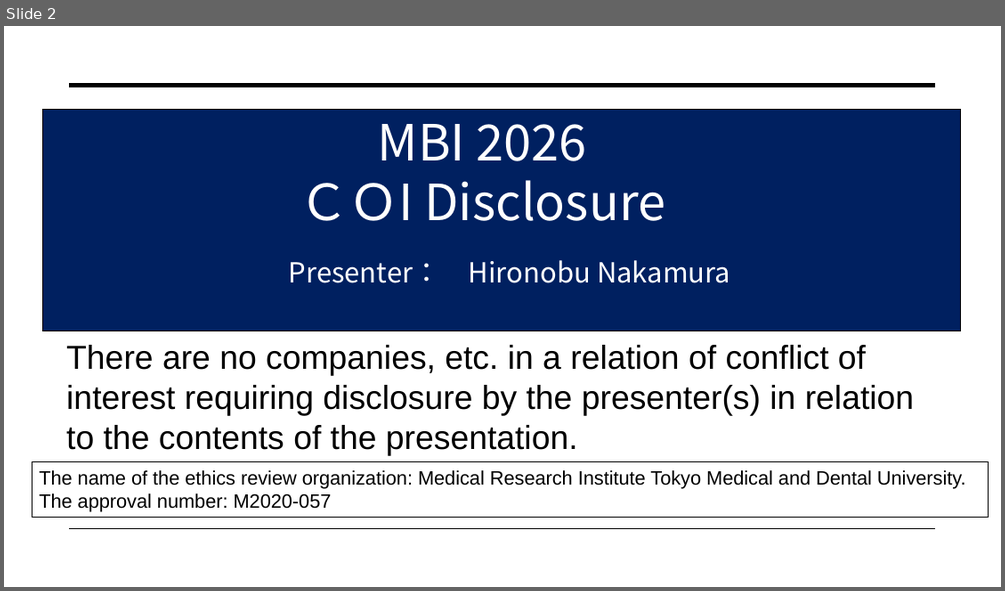
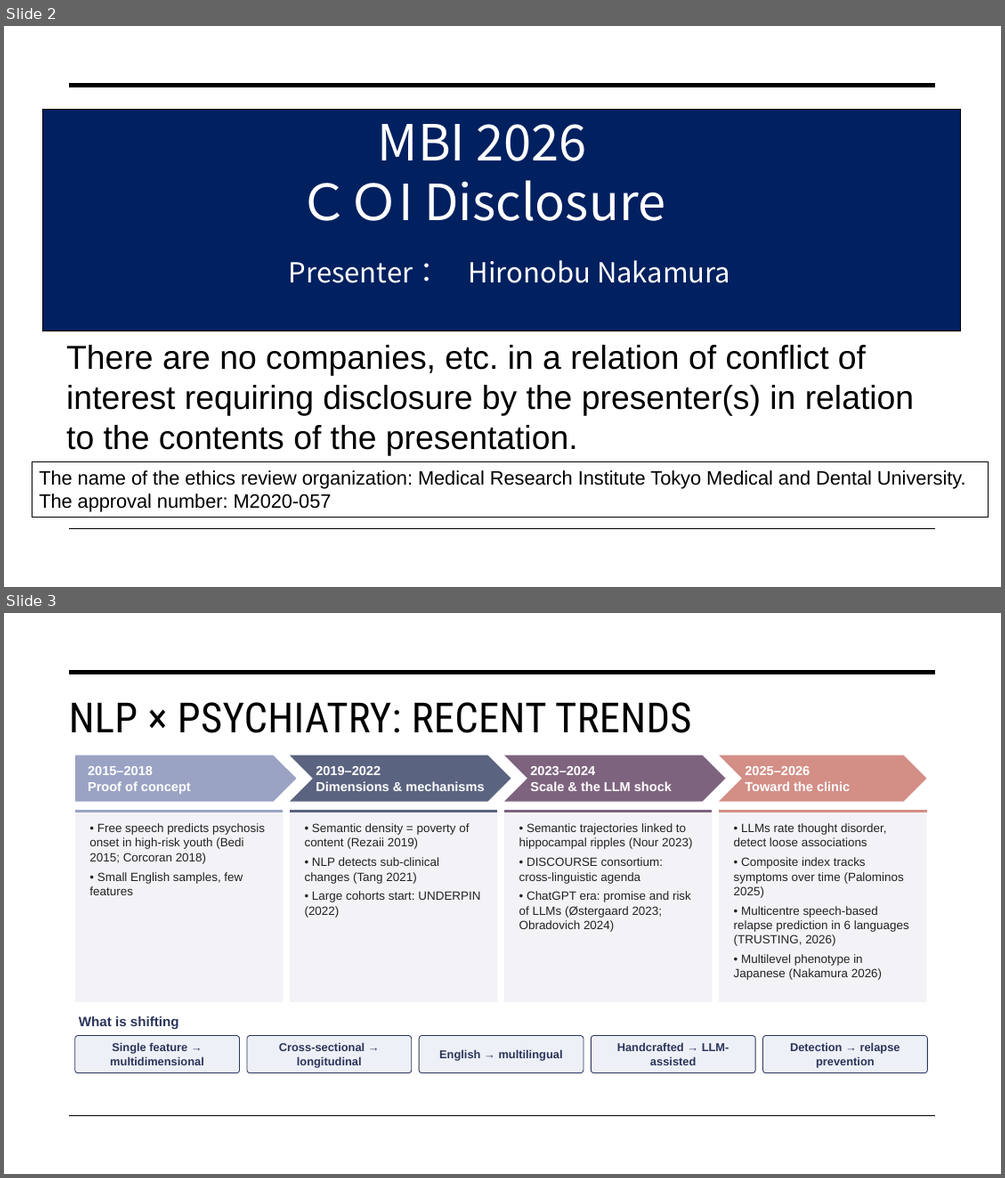
Before and after one commit to hironobu0529/NLP, a slide deck: presentations/MBI2026/NLP_HN_MBI2026_EN.pptx. Shown one above the other, each under a label of ours: slide 2 before the commit, slides 2 and 3 after it. The pictures are 1005x591 and 1005x1178 pixels, drawn with LibreOffice and Linux fonts; fonts in the diff are those of the drawing. Boxes give left, top, right and bottom in pixels: in the first picture for what was removed or moved away, otherwise in the second. Text is boxed around its words. In the diff, an @@ line names an element or a change of style, - is before the commit and + after.

```diff
--- a/presentations/MBI2026/NLP_HN_MBI2026_EN.pptx
+++ b/presentations/MBI2026/NLP_HN_MBI2026_EN.pptx
@@ slide 3 added at (4, 613, 1001, 1174), background #FFFFFF; not listed: 2 template elements that a slide beside it also shows @@
@@ title added at (69, 702, 691, 733), 40 pt, text #000000 @@
+NLP × PSYCHIATRY: RECENT TRENDS
@@ pentagon arrow added at (75, 755, 297, 802), fill #9AA3C4 @@
@@ text added at (88, 766, 191, 794), 12.5 pt, text #FFFFFF, bold @@
+2015–2018
+Proof of concept
@@ chevron added at (290, 755, 511, 802), fill #5A6380 @@
@@ text added at (316, 766, 484, 791), 12.5 pt, text #FFFFFF, bold @@
+2019–2022
+Dimensions & mechanisms
@@ chevron added at (504, 755, 726, 802), fill #7E637E @@
@@ text added at (530, 766, 672, 791), 12.5 pt, text #FFFFFF, bold @@
+2023–2024
+Scale & the LLM shock
@@ chevron added at (719, 755, 927, 802), fill #D38E86 @@
@@ text added at (744, 766, 850, 791), 12.5 pt, text #FFFFFF, bold @@
+2025–2026
+Toward the clinic
@@ rectangle added at (75, 811, 283, 1002), fill #F3F2F6 @@
@@ line added from (75, 811) to (283, 811), #9AA3C4 3 pt @@
@@ text added at (89, 823, 265, 895), 11.5 pt, text #222222 @@
+• Free speech predicts psychosis onset in high-risk youth (Bedi 2015; Corcoran 2018)
+• Small English samples, few features
@@ rectangle added at (290, 811, 498, 1002), fill #F3F2F6 @@
@@ line added from (290, 811) to (498, 811), #5A6380 3 pt @@
@@ text added at (305, 823, 480, 917), 11.5 pt, text #222222 @@
+• Semantic density = poverty of content (Rezaii 2019)
+• NLP detects sub-clinical changes (Tang 2021)
+• Large cohorts start: UNDERPIN (2022)
@@ rectangle added at (504, 811, 712, 1002), fill #F3F2F6 @@
@@ line added from (504, 811) to (712, 811), #7E637E 3 pt @@
@@ text added at (519, 823, 692, 932), 11.5 pt, text #222222 @@
+• Semantic trajectories linked to hippocampal ripples (Nour 2023)
+• DISCOURSE consortium: cross-linguistic agenda
+• ChatGPT era: promise and risk of LLMs (Østergaard 2023; Obradovich 2024)
@@ rectangle added at (719, 811, 927, 1002), fill #F3F2F6 @@
@@ line added from (719, 811) to (927, 811), #D38E86 3 pt @@
@@ text added at (734, 823, 909, 980), 11.5 pt, text #222222 @@
+• LLMs rate thought disorder, detect loose associations
+• Composite index tracks symptoms over time (Palominos 2025)
+• Multicentre speech-based relapse prediction in 6 languages (TRUSTING, 2026)
+• Multilevel phenotype in Japanese (Nakamura 2026)
@@ rounded rectangle added at (75, 1036, 240, 1073), fill #EEF0F7, outline #2B355A 0.75 pt @@
@@ text added at (79, 1016, 179, 1029), 13 pt, text #2B355A, bold @@
+What is shifting
@@ rounded rectangle added at (247, 1036, 412, 1073), fill #EEF0F7, outline #2B355A 0.75 pt @@
@@ rounded rectangle added at (419, 1036, 583, 1073), fill #EEF0F7, outline #2B355A 0.75 pt @@
@@ rounded rectangle added at (591, 1036, 755, 1073), fill #EEF0F7, outline #2B355A 0.75 pt @@
@@ rounded rectangle added at (763, 1036, 928, 1073), fill #EEF0F7, outline #2B355A 0.75 pt @@
@@ text added at (110, 1042, 204, 1065), 11 pt, text #2B355A, bold @@
+Single feature → multidimensional
@@ text added at (279, 1042, 364, 1068), 11 pt, text #2B355A, bold @@
+Cross-sectional → longitudinal
@@ text added at (439, 1049, 563, 1061), 11 pt, text #2B355A, bold @@
+English → multilingual
@@ text added at (617, 1042, 729, 1065), 11 pt, text #2B355A, bold @@
+Handcrafted → LLM-assisted
@@ text added at (790, 1042, 900, 1068), 11 pt, text #2B355A, bold @@
+Detection → relapse prevention
```
Also in this commit, not shown: 2 other files.
